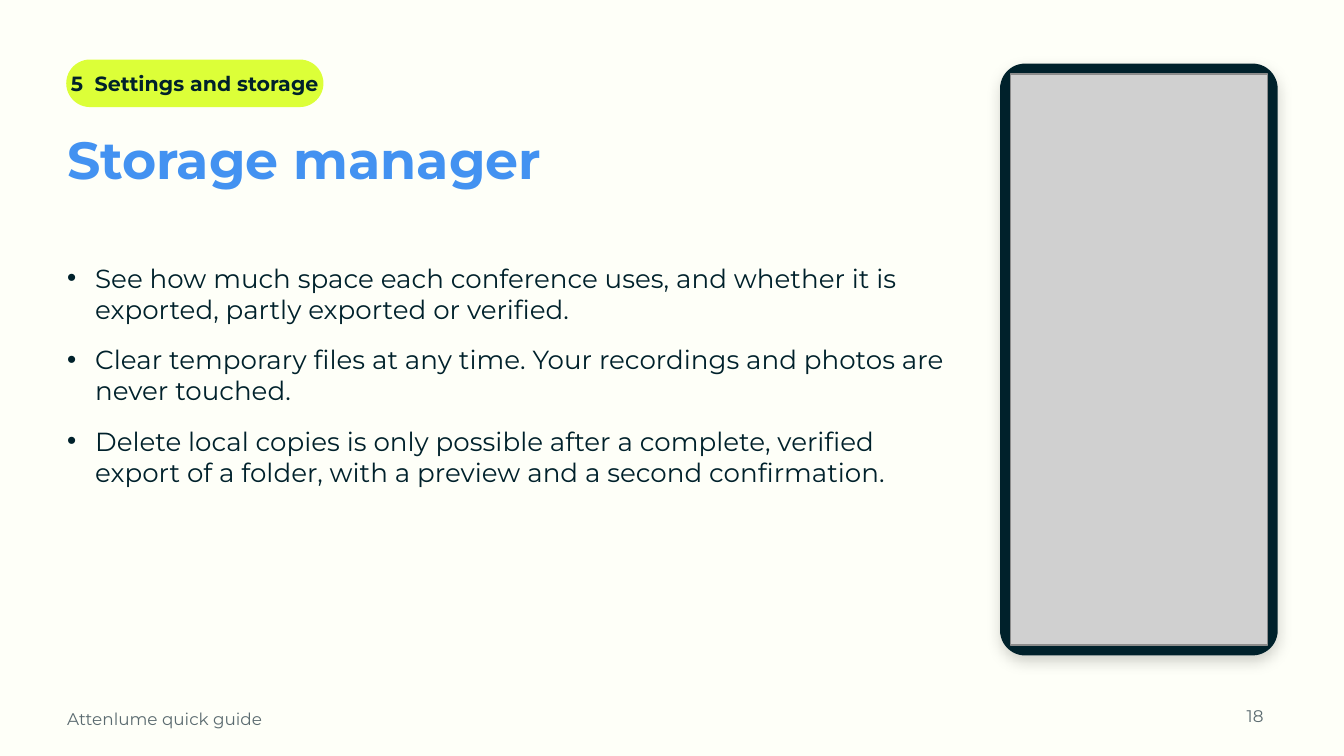
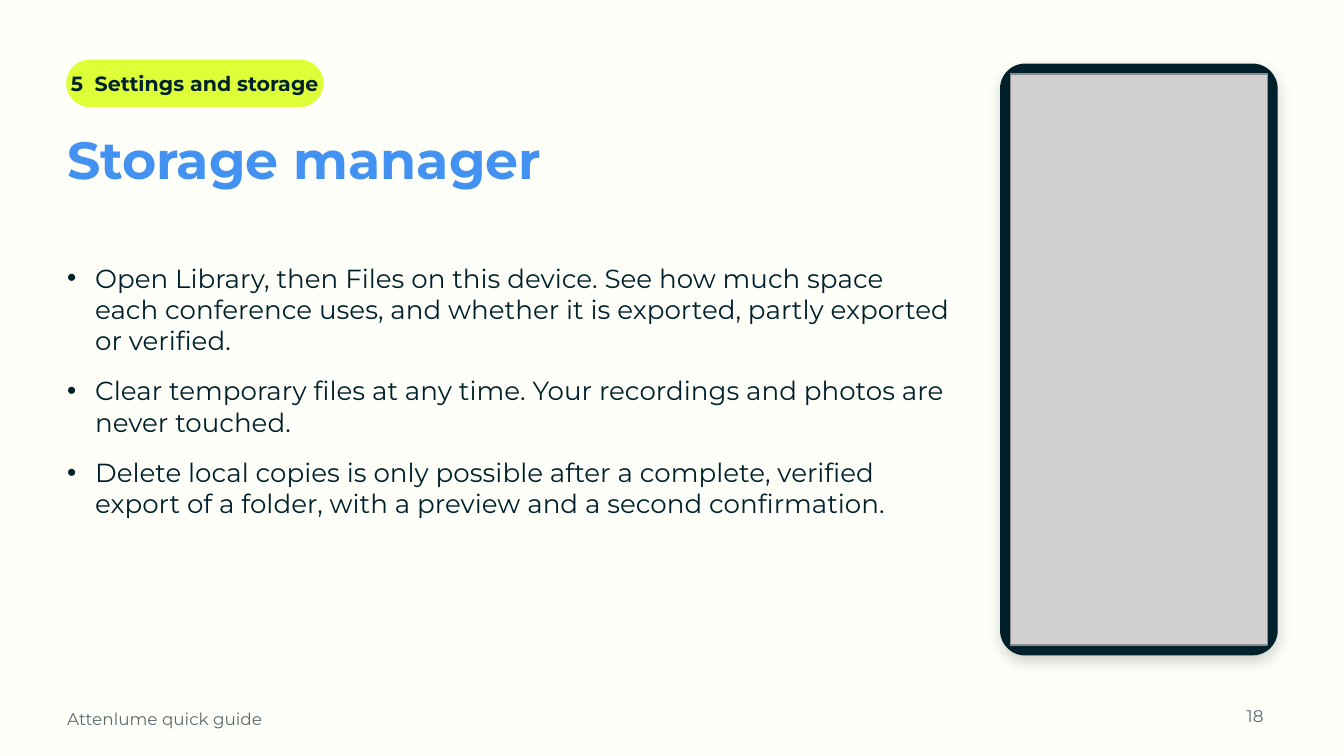
Before and after one commit to SamsonOluwaseun/attenlume, a slide deck: slide 18 of docs/user-guide/Attenlume-Quick-Guide.pptx. Drawn at 1344x756 pixels with LibreOffice and Linux fonts; fonts in the diff are those of the drawing; grey boxes stand for pictures; background and template pictures are left out. Boxes give left, top, right and bottom in pixels: in the first picture for what was removed or moved away, otherwise in the second. Text is boxed around its words. In the diff, an @@ line names an element or a change of style, - is before the commit and + after.

Commit message:
docs(guide): refresh verified navigation and review screenshots [FR-UI-09, P1-47]

```diff
--- a/docs/user-guide/Attenlume-Quick-Guide.pptx
+++ b/docs/user-guide/Attenlume-Quick-Guide.pptx
@@ text at [95, 268, 949, 350]: text changed @@
-• See how much space each conference uses, and whether it is exported, partly exported or verified.
+• Open Library, then Files on this device. See how much space each conference uses, and whether it is exported, partly exported or verified.
```
Also in this commit, not shown: 5 other slides changed, 4 other files.
